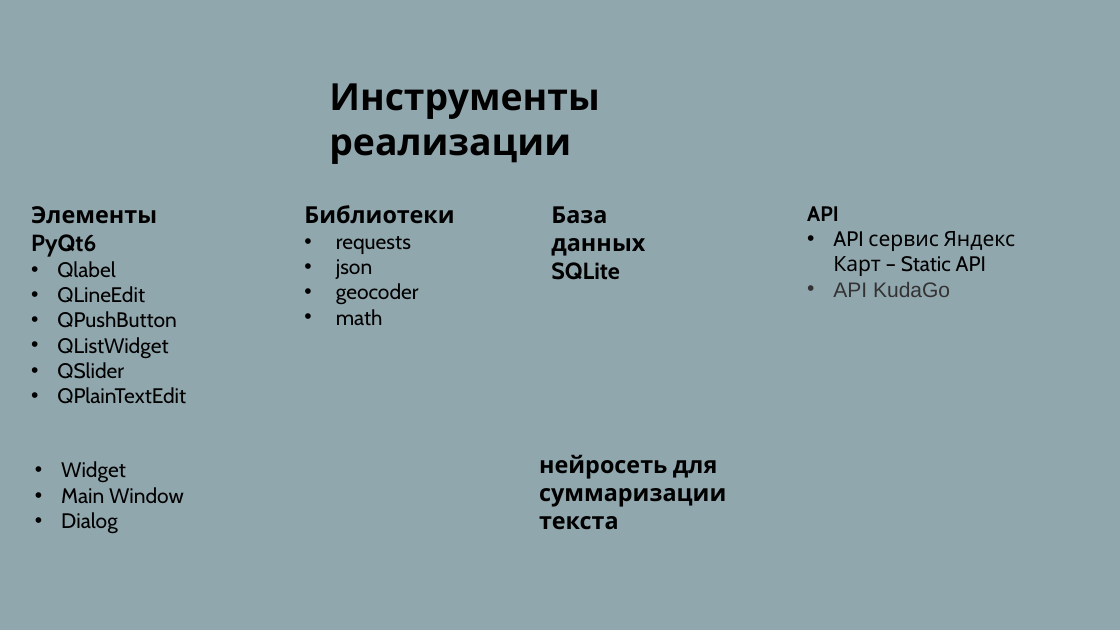
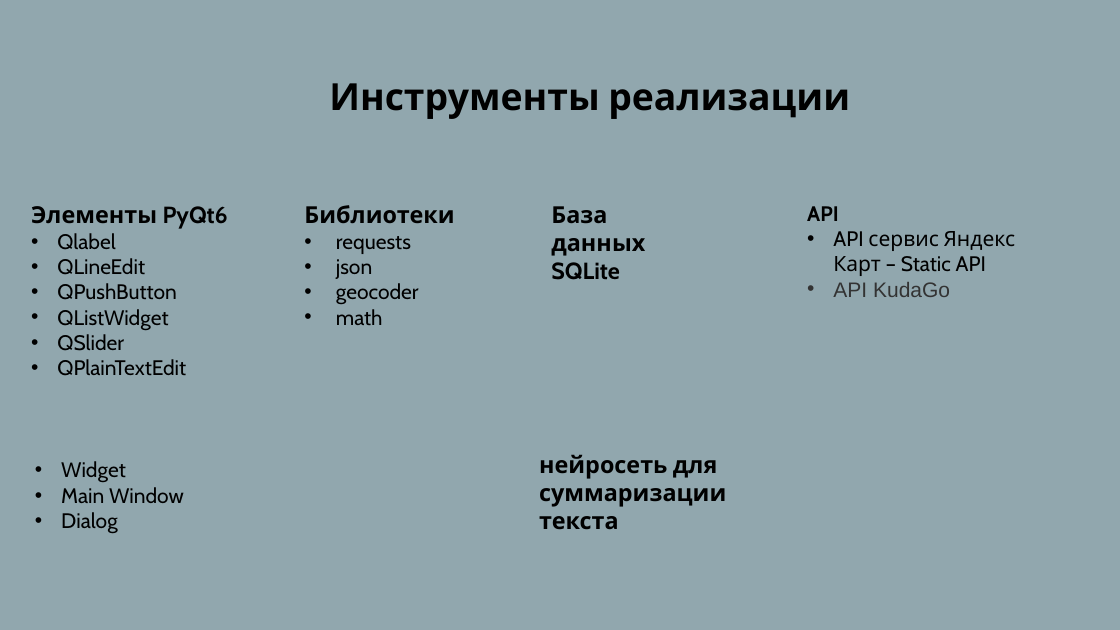
Before and after one commit to yaroslavasrf/progect_district, a slide deck: slide 3 of map/Узнай свой город.pptx. Drawn at 1120x630 pixels with LibreOffice and Linux fonts; fonts in the diff are those of the drawing. Boxes give left, top, right and bottom in pixels: in the first picture for what was removed or moved away, otherwise in the second. Text is boxed around its words. In the diff, an @@ line names an element or a change of style, - is before the commit and + after.

Commit message:
add 25
add 25

```diff
--- a/map/Узнай свой город.pptx
+++ b/map/Узнай свой город.pptx
@@ text "Инструменты реализации" rewrapped from (329,83,600,164) to (329,83,850,119) @@
@@ text "Элементы PyQt6" rewrapped from (31,206,186,404) to (31,206,228,376) @@
```
Also in this commit, not shown: 3 other slides changed.
